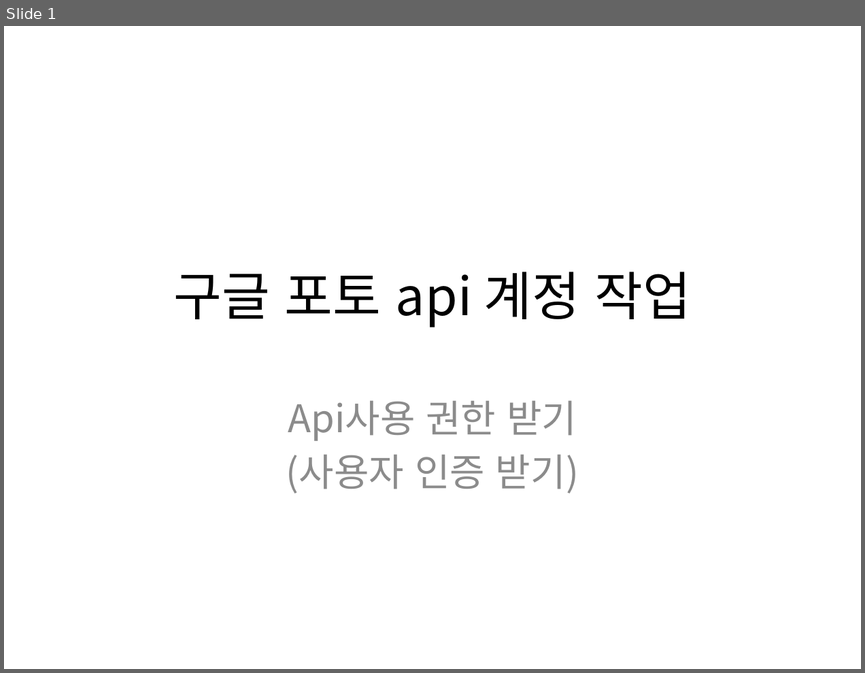
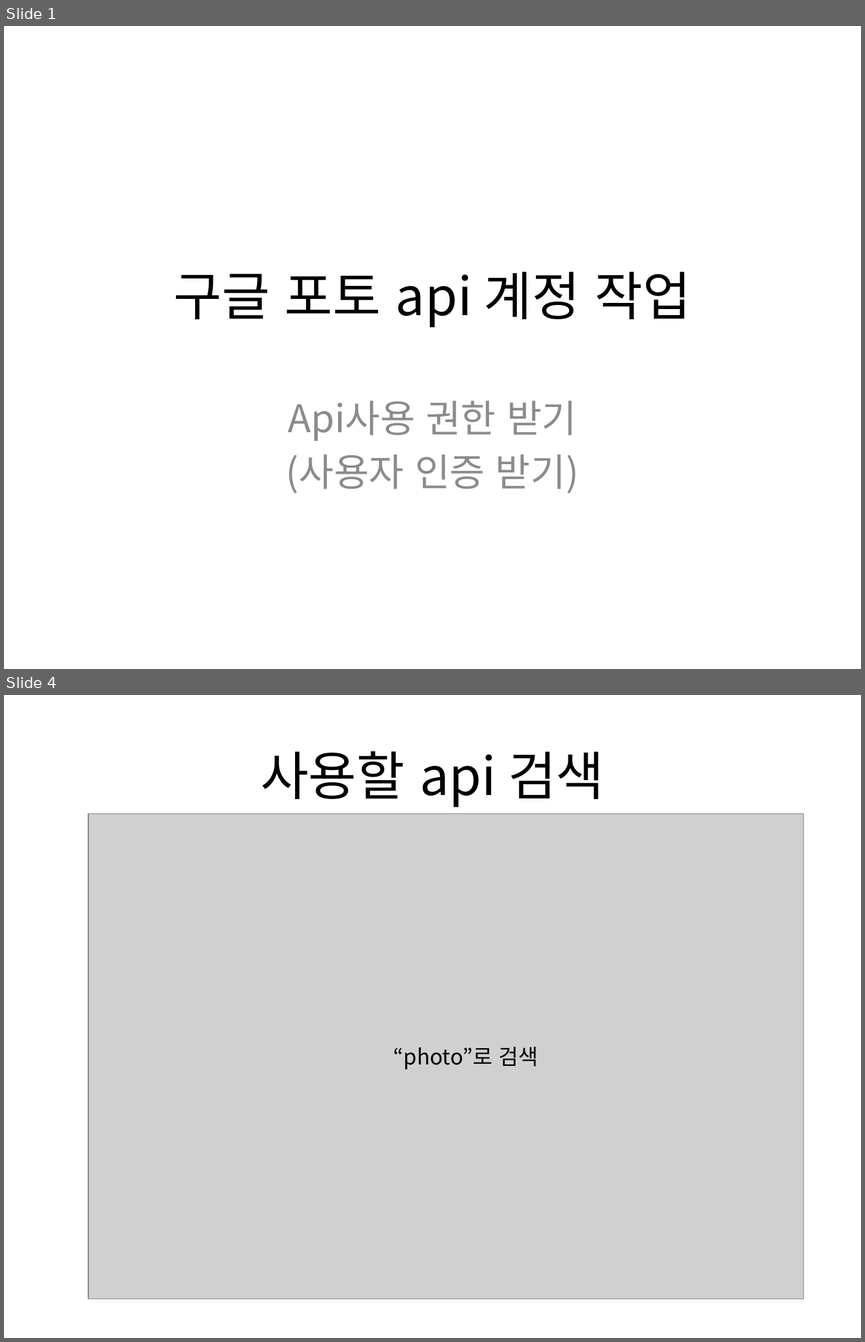
Before and after one commit to zzingyuna/test_site.github.io, a slide deck: image/get_google_api_account.pptx. Shown one above the other, each under a label of ours: slide 1 before the commit, slides 1 and 4 after it; the slides between them are not shown. The pictures are 865x673 and 865x1342 pixels, drawn with LibreOffice and Linux fonts; fonts in the diff are those of the drawing; grey boxes stand for pictures. Boxes give left, top, right and bottom in pixels: in the first picture for what was removed or moved away, otherwise in the second. Text is boxed around its words. In the diff, an @@ line names an element or a change of style, - is before the commit and + after.

```diff
--- a/image/get_google_api_account.pptx
+++ b/image/get_google_api_account.pptx
@@ slide 4 added at (4, 695, 861, 1338), background #FFFFFF @@
@@ title added at (260, 751, 604, 807), 44 pt, text #000000 @@
+사용할 api 검색
@@ picture added at (88, 814, 804, 1298) @@
@@ text added at (394, 1047, 538, 1070), 18 pt, text #000000 @@
+“photo”로 검색
```
Also in this commit, not shown: 1 slide changed, 11 other slides added, 5 slides removed.
